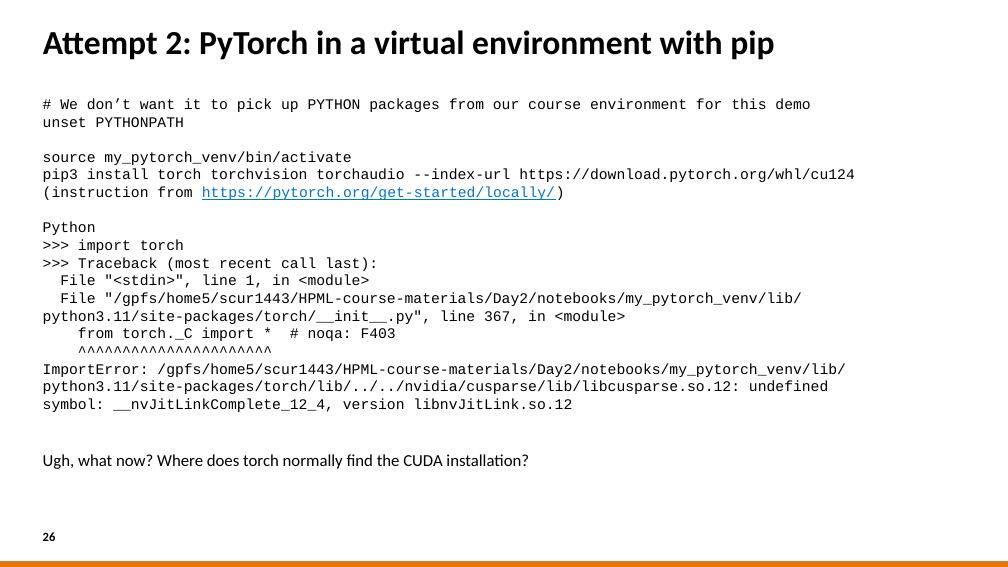
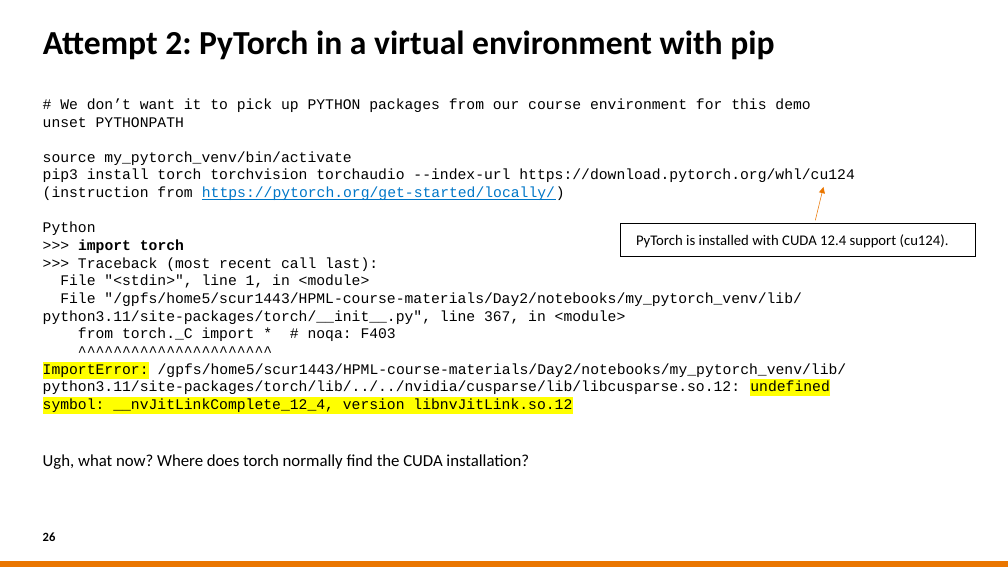
Before and after one commit to sara-nl/HPML-course-materials, a slide deck: slide 26 of Day2/slides/Software_installations_on_HPC_systems.pptx. Drawn at 1008x567 pixels with LibreOffice and Linux fonts; fonts in the diff are those of the drawing; background and template pictures are left out. Boxes give left, top, right and bottom in pixels: in the first picture for what was removed or moved away, otherwise in the second. Text is boxed around its words. In the diff, an @@ line names an element or a change of style, - is before the commit and + after.

```diff
--- a/Day2/slides/Software_installations_on_HPC_systems.pptx
+++ b/Day2/slides/Software_installations_on_HPC_systems.pptx
@@ arrow added from (815, 220) to (823, 187), #EA7600 0.5 pt @@
@@ text at box(43, 239, 847, 412): bold on in "import torch"; highlight none to #FFFF00 in "ImportError: undefined symbol: __nvJitLinkComplete_12_4, ver ..." @@
@@ rectangle added at box(621, 224, 975, 257), fill #FFFFFF, outline #000000 0.75 pt, 14 pt, text #000000 @@
+PyTorch is installed with CUDA 12.4 support (cu124).
```
Also in this commit, not shown: 10 other slides changed, 1 slide removed.
